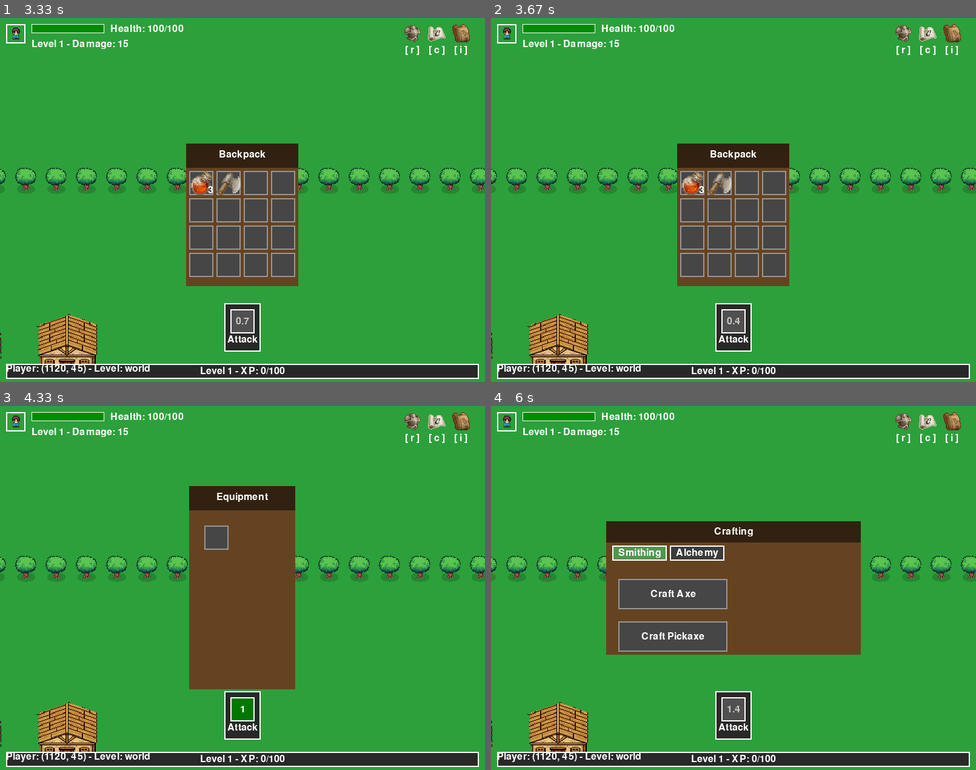
Above: before the commit, frames 1-4 (two rows, left to right).
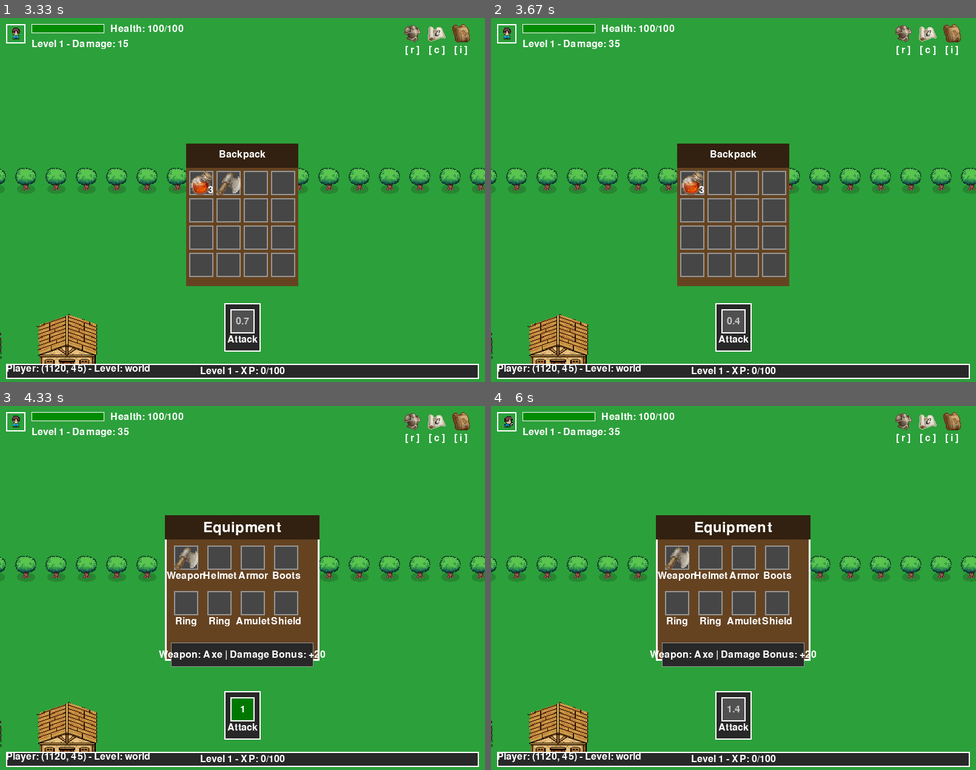
Above: after the commit, the same moments.

Repository: Woodmatthewj522/2DPyGame1
Game: pygame game, started from PythonApplication1/PythonApplication1.py
Same seed, same stepped clock (60 frames per second), same inputs: the game is played once before the commit and once after it.
Inputs (mouse positions are in pixels of both pictures, inside the frame that each line leads up to):
- Up to frame 1 (3.33 s): tap Enter at 0.33 s; click (14, 94) at 0.72 s; hold W 1-1.47 s; hold D 1.5-1.97 s; tap 1 at 2 s; click (0, 174) at 2.38 s; tap I at 2.67 s; click (421, 327) at 3.05 s
- Up to frame 2 (3.67 s): click (723, 174) at 3.38 s
- Up to frame 3 (4.33 s): click (247, 624) at 3.72 s; tap R at 4 s
- Up to frame 4 (6 s): click (491, 562) at 4.38 s; click (752, 562) at 4.72 s, where only the run after the commit has a clickable "Boots"; tap E at 5 s; tap 1 at 5.4, 5.7 s; tap C at 5.48 s

Frame 1 is identical in both runs. In frame 2, 0.2% of the frame differs, in the area x 24-50%, y 6-49%; in frame 3, 13%; in frame 4, 15%, in the area x 2-77%, y 2-72%.

Commit message:
inventory/equip fix

Diff:
--- a/PythonApplication1/PythonApplication1.py
+++ b/PythonApplication1/PythonApplication1.py
@@ -57,11 +57,11 @@
 
 # Equipment GUI constants
 EQUIPMENT_SLOT_SIZE = 40
-EQUIPMENT_GAP = 25
-EQUIPMENT_ROWS = 4
-EQUIPMENT_COLS = 2
-EQUIPMENT_PANEL_WIDTH = 2 * EQUIPMENT_SLOT_SIZE + 3 * EQUIPMENT_GAP + 20
-EQUIPMENT_PANEL_HEIGHT = EQUIPMENT_ROWS * EQUIPMENT_SLOT_SIZE + (EQUIPMENT_ROWS + 1) * EQUIPMENT_GAP + 50
+EQUIPMENT_GAP = 15
+EQUIPMENT_ROWS = 2
+EQUIPMENT_COLS = 4
+EQUIPMENT_PANEL_WIDTH = 4 * EQUIPMENT_SLOT_SIZE + 5 * EQUIPMENT_GAP + 20
+EQUIPMENT_PANEL_HEIGHT = 2 * EQUIPMENT_SLOT_SIZE + 4 * EQUIPMENT_GAP + 100  # Extra space for stats
 EQUIPMENT_X = (WIDTH - EQUIPMENT_PANEL_WIDTH) // 2
 EQUIPMENT_Y = (HEIGHT - EQUIPMENT_PANEL_HEIGHT) // 2
 
@@ -1387,7 +1387,16 @@
 
     # Reset inventory and equipment
     inventory = [[None for _ in range(4)] for _ in range(4)]
-    equipment_slots = {"weapon": None}
+    equipment_slots = {
+    "weapon": None,
+    "helmet": None,
+    "armor": None,
+    "boots": None,
+    "ring1": None,
+    "ring2": None,
+    "amulet": None,
+    "shield": None
+}
 
     # Reset quests
     npc_quest_active = False
@@ -2088,16 +2097,111 @@
     return False
 
 def equip_item(item_to_equip):
-    """Equips a weapon from the inventory to the weapon slot."""
-    if item_to_equip and item_to_equip.category == "Weapon":
-        if equipment_slots["weapon"] is None:
-            equipment_slots["weapon"] = item_to_equip
-            print(f"{item_to_equip.name} equipped!")
+    """Enhanced equip function that handles different equipment types."""
+    global equipment_slots  # Make sure we can access the global equipment_slots
+
+    if not item_to_equip:
+        return False
+
+    # Determine equipment slot based on item category/name
+    slot_mapping = {
+        "Weapon": "weapon",
+        "Axe": "weapon",
+        "Pickaxe": "weapon",
+        "Sword": "weapon",
+        # Future equipment types:
+        # "Helmet": "helmet",
+        # "Armor": "armor",
+        # "Boots": "boots",
+        # "Ring": "ring1",  # Will need logic to choose ring1 vs ring2
+        # "Amulet": "amulet",
+        # "Shield": "shield"
+    }
+
+    # Find appropriate slot
+    target_slot = None
+    if hasattr(item_to_equip, 'category') and item_to_equip.category in slot_mapping:
+        target_slot = slot_mapping[item_to_equip.category]
+    elif item_to_equip.name in slot_mapping:
+        target_slot = slot_mapping[item_to_equip.name]
+
+    if not target_slot:
+        print(f"Cannot equip {item_to_equip.name} - no suitable slot found")
+        return False
+
+    # Handle rings specially (choose empty ring slot)
+    if target_slot.startswith("ring"):
+        if equipment_slots["ring1"] is None:
+            target_slot = "ring1"
+        elif equipment_slots["ring2"] is None:
+            target_slot = "ring2"
+        else:
+            print("Both ring slots are occupied")
+            return False
+
+    # If slot is occupied, return old item to inventory first
+    if equipment_slots[target_slot] is not None:
+        old_item = equipment_slots[target_slot]
+        if not add_item_to_inventory(old_item):
+            print("Inventory is full, cannot swap equipment")
+            return False
+
+    # Equip the new item
+    equipment_slots[target_slot] = item_to_equip
+    print(f"{item_to_equip.name} equipped to {target_slot} slot!")
+    return True
+def unequip_item_from_slot(slot_name):
+    """Unequip item from a specific slot."""
+    global equipment_slots  # Make sure we can access the global equipment_slots
+
+    item_to_unequip = equipment_slots.get(slot_name)
+    if item_to_unequip:
+        if add_item_to_inventory(item_to_unequip):
+            equipment_slots[slot_name] = None
+            print(f"{item_to_unequip.name} unequipped from {slot_name}!")
             return True
         else:
-            print("Weapon slot is already taken.")
+            print("Inventory is full, cannot unequip.")
     return False
-
+# Fixed inventory click handling in main game loop
+def handle_inventory_click(mouse_pos):
+    """Handle clicking on inventory slots to equip items."""
+    global inventory  # Make sure we can access the global inventory
+
+    if not show_inventory:
+        return False
+
+    for row in range(4):
+        for col in range(4):
+            slot_x = INVENTORY_X + INVENTORY_GAP + col * (INVENTORY_SLOT_SIZE + INVENTORY_GAP)
+            slot_y = INVENTORY_Y + 40 + INVENTORY_GAP + row * (INVENTORY_SLOT_SIZE + INVENTORY_GAP)
+            slot_rect = pygame.Rect(slot_x, slot_y, INVENTORY_SLOT_SIZE, INVENTORY_SLOT_SIZE)
+
+            if slot_rect.collidepoint(mouse_pos):
+                item_to_equip = inventory[row][col]
+                if item_to_equip:
+                    # Check if item can be equipped
+                    if (hasattr(item_to_equip, 'category') and item_to_equip.category == "Weapon") or \
+                       item_to_equip.name in ["Axe", "Pickaxe", "Sword"]:
+                        if equip_item(item_to_equip):
+                            inventory[row][col] = None  # Remove from inventory
+                            print(f"Equipped {item_to_equip.name}")
+                        return True
+                    else:
+                        print(f"{item_to_equip.name} cannot be equipped")
+                return True
+    return False
+
+def handle_equipment_click(mouse_pos, slot_rects):
+    """Handle clicking on equipment slots to unequip items."""
+    if not show_equipment:
+        return
+
+    for slot_name, slot_rect in slot_rects.items():
+        if slot_rect.collidepoint(mouse_pos):
+            unequip_item_from_slot(slot_name)
+            return True
+    return False
 def unequip_item():
     """Unequips the currently held weapon."""
     item_to_unequip = equipment_slots.get("weapon")
@@ -2942,28 +3046,111 @@
     screen.blit(text_surface, text_surface.get_rect(center=potion_button_rect.center))
 
 def draw_equipment_panel(screen, assets):
-    """Draws the equipment GUI."""
+    """Draws the expanded equipment GUI with 2 rows, 4 columns and stats display."""
+    global equipment_slots  # Make sure we can access the global equipment_slots
+
     panel_rect = pygame.Rect(EQUIPMENT_X, EQUIPMENT_Y, EQUIPMENT_PANEL_WIDTH, EQUIPMENT_PANEL_HEIGHT)
     pygame.draw.rect(screen, (101, 67, 33), panel_rect)
+    pygame.draw.rect(screen, (255, 255, 255), panel_rect, 3)
+
+    # Header
     header_rect = pygame.Rect(EQUIPMENT_X, EQUIPMENT_Y, EQUIPMENT_PANEL_WIDTH, 40)
     pygame.draw.rect(screen, (50, 33, 16), header_rect)
-    header_text = assets["small_font"].render("Equipment", True, (255, 255, 255))
-    screen.blit(header_text, header_text.get_rect(centerx=header_rect.centerx, top=EQUIPMENT_Y + 10))
-
-    # Draw weapon slot
-    weapon_slot_rect = pygame.Rect(EQUIPMENT_X + EQUIPMENT_GAP, EQUIPMENT_Y + 40 + EQUIPMENT_GAP,
-                                     EQUIPMENT_SLOT_SIZE, EQUIPMENT_SLOT_SIZE)
-    pygame.draw.rect(screen, (70, 70, 70), weapon_slot_rect)
-    pygame.draw.rect(screen, (150, 150, 150), weapon_slot_rect, 2)
-
+    header_text = assets["font"].render("Equipment", True, (255, 255, 255))
+    screen.blit(header_text, header_text.get_rect(centerx=header_rect.centerx, top=EQUIPMENT_Y + 8))
+
+    # Equipment slot layout
+    slot_names = [
+        ["weapon", "helmet", "armor", "boots"],      # Top row
+        ["ring1", "ring2", "amulet", "shield"]       # Bottom row
+    ]
+
+    slot_labels = {
+        "weapon": "Weapon", "helmet": "Helmet", "armor": "Armor", "boots": "Boots",
+        "ring1": "Ring", "ring2": "Ring", "amulet": "Amulet", "shield": "Shield"
+    }
+
+    # Draw equipment slots
+    slot_rects = {}  # Store for click handling
+    start_y = EQUIPMENT_Y + 50
+
+    for row in range(EQUIPMENT_ROWS):
+        for col in range(EQUIPMENT_COLS):
+            slot_x = EQUIPMENT_X + EQUIPMENT_GAP + col * (EQUIPMENT_SLOT_SIZE + EQUIPMENT_GAP)
+            slot_y = start_y + row * (EQUIPMENT_SLOT_SIZE + EQUIPMENT_GAP + 20)  # +20 for labels
+
+            slot_rect = pygame.Rect(slot_x, slot_y, EQUIPMENT_SLOT_SIZE, EQUIPMENT_SLOT_SIZE)
+            slot_name = slot_names[row][col]
+
+            # Slot background
+            pygame.draw.rect(screen, (70, 70, 70), slot_rect)
+            pygame.draw.rect(screen, (150, 150, 150), slot_rect, 2)
+
+            # Draw equipped item if any
+            equipped_item = equipment_slots.get(slot_name)
+            if equipped_item and equipped_item.image:
+                item_image = pygame.transform.scale(equipped_item.image, (EQUIPMENT_SLOT_SIZE, EQUIPMENT_SLOT_SIZE))
+                screen.blit(item_image, slot_rect)
+
+            # Slot label
+            label_text = assets["small_font"].render(slot_labels[slot_name], True, (255, 255, 255))
+            label_rect = label_text.get_rect(centerx=slot_rect.centerx, top=slot_rect.bottom + 2)
+            screen.blit(label_text, label_rect)
+
+            # Store rect for click detection
+            slot_rects[slot_name] = slot_rect
+
+    # Stats display in the middle
+    stats_y = start_y + (2 * (EQUIPMENT_SLOT_SIZE + EQUIPMENT_GAP + 20)) + 10
+    stats_rect = pygame.Rect(EQUIPMENT_X + 10, stats_y, EQUIPMENT_PANEL_WIDTH - 20, 40)
+    pygame.draw.rect(screen, (40, 40, 40), stats_rect)
+    pygame.draw.rect(screen, (150, 150, 150), stats_rect, 1)
+
+    # Calculate total equipment bonuses
+    total_damage_bonus = 0
+    total_defense_bonus = 0  # Future feature
+
+    for item in equipment_slots.values():
+        if item:
+            total_damage_bonus += getattr(item, 'damage', 0)
+            # total_defense_bonus += getattr(item, 'defense', 0)  # Future feature
+
+    # Display stats
     equipped_weapon = equipment_slots.get("weapon")
-    if equipped_weapon:
-        screen.blit(pygame.transform.scale(equipped_weapon.image, (EQUIPMENT_SLOT_SIZE, EQUIPMENT_SLOT_SIZE)), weapon_slot_rect)
-
-        # Show weapon damage
-        damage_text = f"Damage: +{equipped_weapon.damage}"
-        damage_surface = assets["small_font"].render(damage_text, True, (255, 255, 255))
-        screen.blit(damage_surface, (weapon_slot_rect.x, weapon_slot_rect.bottom + 5))
+    weapon_name = equipped_weapon.name if equipped_weapon else "None"
+
+    stats_text = f"Weapon: {weapon_name} | Damage Bonus: +{total_damage_bonus}"
+    stats_surf = assets["small_font"].render(stats_text, True, (255, 255, 255))
+    stats_text_rect = stats_surf.get_rect(center=stats_rect.center)
+    screen.blit(stats_surf, stats_text_rect)
+
+    return slot_rects  # Return for click handling
+
+    # Stats display in the middle
+    stats_y = start_y + (2 * (EQUIPMENT_SLOT_SIZE + EQUIPMENT_GAP + 20)) + 10
+    stats_rect = pygame.Rect(EQUIPMENT_X + 10, stats_y, EQUIPMENT_PANEL_WIDTH - 20, 40)
+    pygame.draw.rect(screen, (40, 40, 40), stats_rect)
+    pygame.draw.rect(screen, (150, 150, 150), stats_rect, 1)
+
+    # Calculate total equipment bonuses
+    total_damage_bonus = 0
+    total_defense_bonus = 0  # Future feature
+
+    for item in equipment_slots.values():
+        if item:
+            total_damage_bonus += getattr(item, 'damage', 0)
+            # total_defense_bonus += getattr(item, 'defense', 0)  # Future feature
+
+    # Display stats
+    equipped_weapon = equipment_slots.get("weapon")
+    weapon_name = equipped_weapon.name if equipped_weapon else "None"
+
+    stats_text = f"Weapon: {weapon_name} | Damage Bonus: +{total_damage_bonus}"
+    stats_surf = assets["small_font"].render(stats_text, True, (255, 255, 255))
+    stats_text_rect = stats_surf.get_rect(center=stats_rect.center)
+    screen.blit(stats_surf, stats_text_rect)
+
+    return slot_rects  # Return for click handling
 
 def draw_hud(screen, assets):
     """Draws the main HUD elements (icons)."""
@@ -3575,29 +3762,14 @@
                         else:
                             print("Not enough flowers!")
 
-            # Equipment
-            if show_equipment:
-                weapon_slot_rect = pygame.Rect(EQUIPMENT_X + EQUIPMENT_GAP, EQUIPMENT_Y + 40 + EQUIPMENT_GAP,
-                                                EQUIPMENT_SLOT_SIZE, EQUIPMENT_SLOT_SIZE)
-                if weapon_slot_rect.collidepoint(event.pos):
-                    unequip_item()
-
-            # Inventory
-            if show_inventory:
-                for row in range(4):
-                    for col in range(4):
-                        slot_x = INVENTORY_X + INVENTORY_GAP + col * (INVENTORY_SLOT_SIZE + INVENTORY_GAP)
-                        slot_y = INVENTORY_Y + 40 + INVENTORY_GAP + row * (INVENTORY_SLOT_SIZE + INVENTORY_GAP)
-                        slot_rect = pygame.Rect(slot_x, slot_y, INVENTORY_SLOT_SIZE, INVENTORY_SLOT_SIZE)
-                        if slot_rect.collidepoint(event.pos):
-                            try:
-                                item_to_equip = inventory[row][col]
-                                if item_to_equip and item_to_equip.category == "Weapon":
-                                    if equip_item(item_to_equip):
-                                        inventory[row][col] = None
-                                        break
-                            except Exception as e:
-                                print("Error equipping item:", e)
+            # Equipment GUI handling - FIXED
+            elif show_equipment:
+                equipment_slot_rects = draw_equipment_panel(screen, assets)
+                handle_equipment_click(event.pos, equipment_slot_rects)
+
+            # Inventory GUI handling - FIXED
+            elif show_inventory:
+                handle_inventory_click(event.pos)
 
     # Game State Updates
     # NPC idle animations
@@ -3788,7 +3960,7 @@
     if show_crafting:
         draw_crafting_panel(screen, assets, is_hovering)
     if show_equipment:
-        draw_equipment_panel(screen, assets)
+        equipment_slot_rects = draw_equipment_panel(screen, assets)  # Store the slot rects
 
     # Draw vendor GUI
     if show_vendor_gui:
